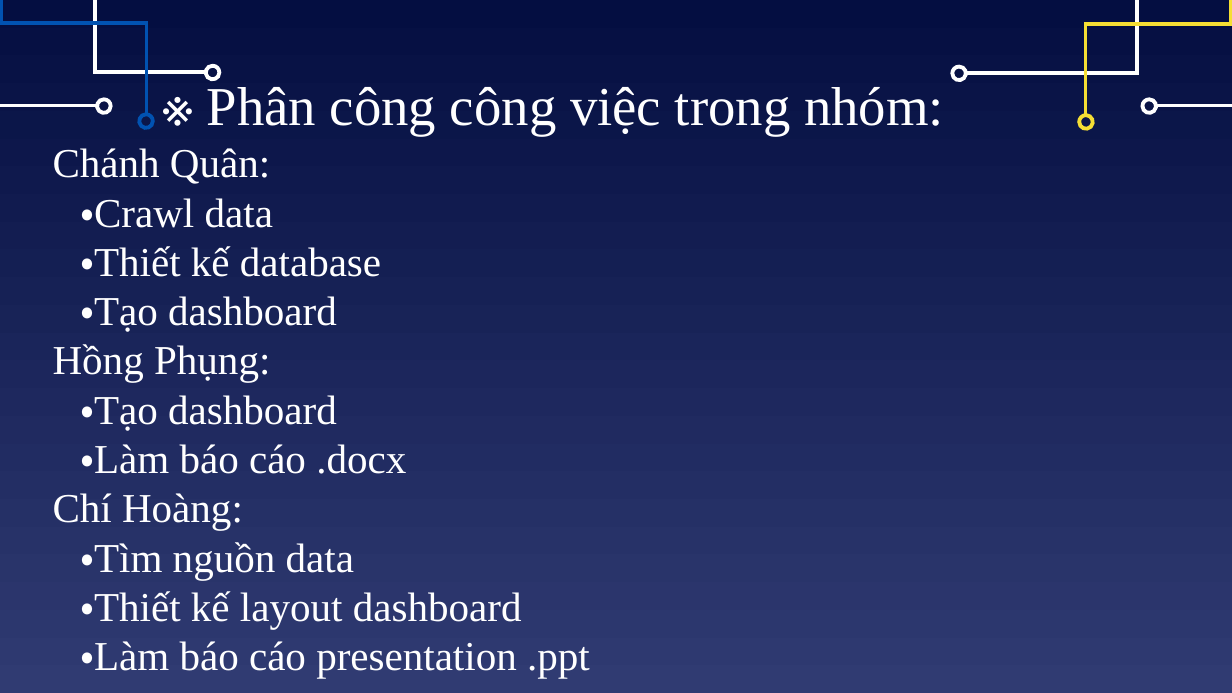
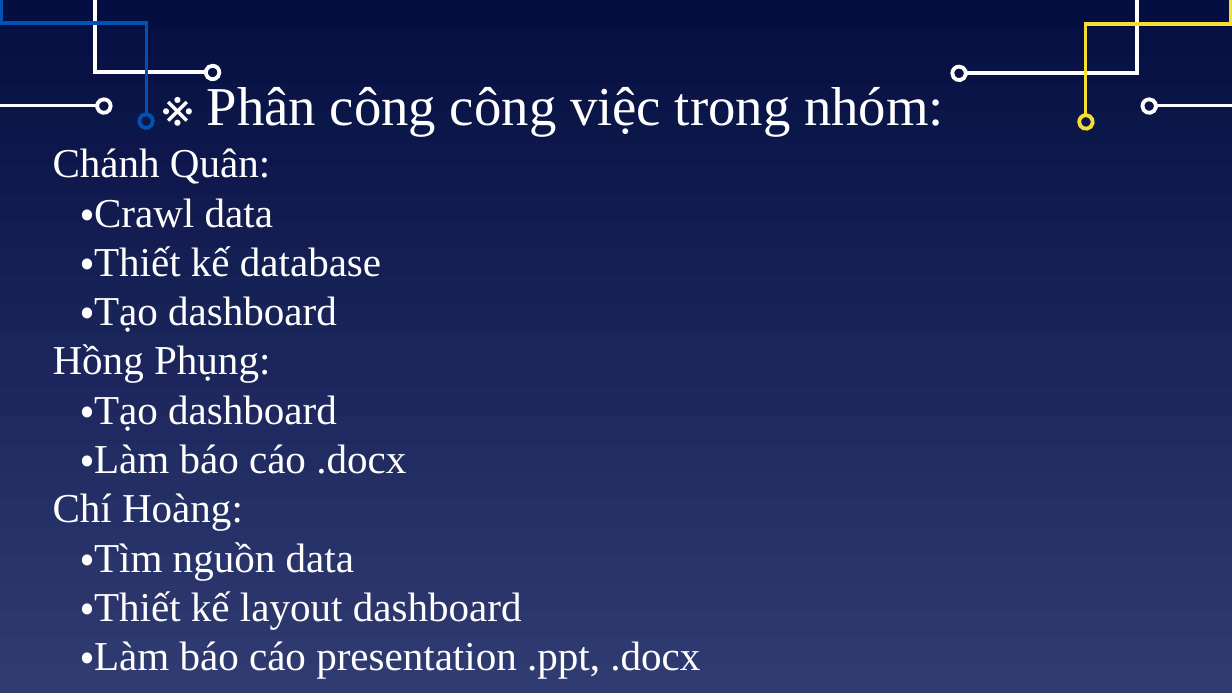
Before and after one commit to quandum/hcm_air_quality, a slide deck: slide 15 of report/[KyThuatXuLyDuLieu]Báo cáo đồ án cuối kỳ_Nhóm_11.pptx (slide 13 before the commit). Drawn at 1232x693 pixels with LibreOffice and Linux fonts; fonts in the diff are those of the drawing. Boxes give left, top, right and bottom in pixels: in the first picture for what was removed or moved away, otherwise in the second. Text is boxed around its words. In the diff, an @@ line names an element or a change of style, - is before the commit and + after.

```diff
--- a/report/[KyThuatXuLyDuLieu]Báo cáo đồ án cuối kỳ_Nhóm_11.pptx
+++ b/report/[KyThuatXuLyDuLieu]Báo cáo đồ án cuối kỳ_Nhóm_11.pptx
@@ text at (x1=80, y1=641, x2=700, y2=678): text changed @@
-・Làm báo cáo presentation .ppt
+・Làm báo cáo presentation .ppt, .docx
```
Also in this commit, not shown: 3 other slides changed, 2 slides added.
